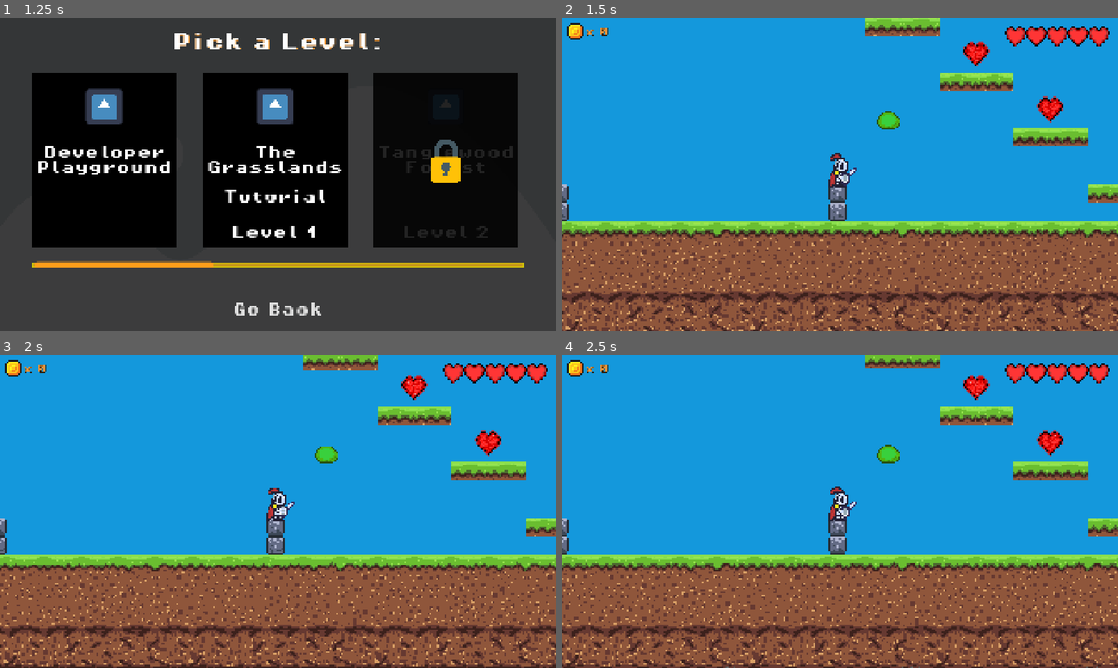
Above: before the commit, frames 1-4 (two rows, left to right).
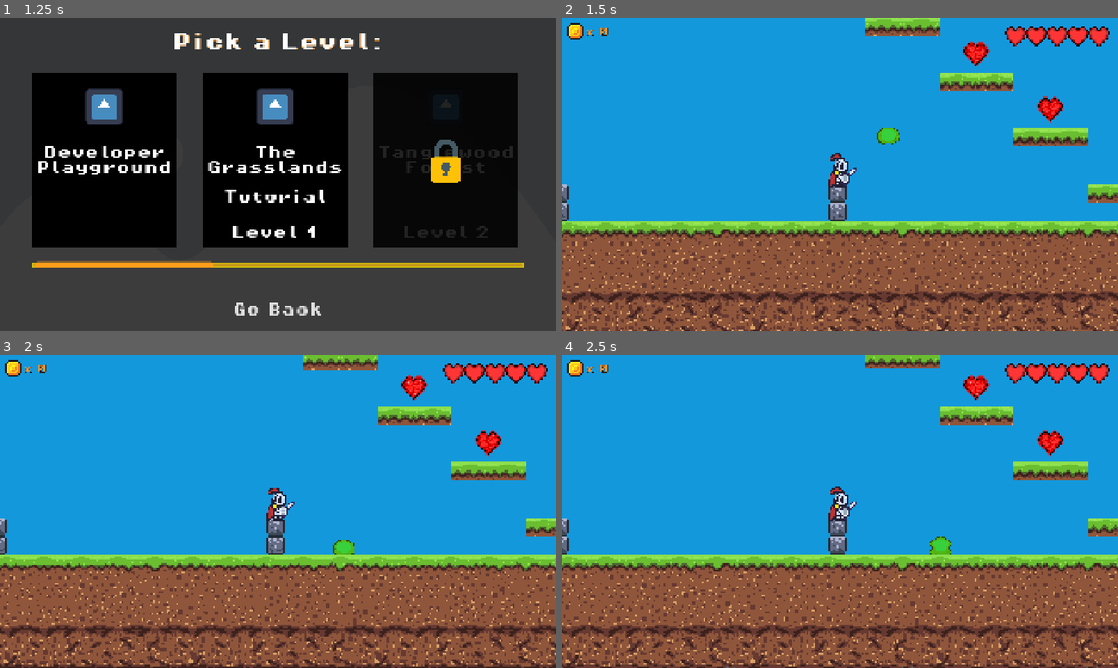
Above: after the commit, the same moments.

Repository: MarcusFDev/2d-action-rpg
Game: Godot game, scene res://scenes/ui/main_menu.tscn
Same seed, same stepped clock (60 frames per second), same inputs: the game is played once before the commit and once after it. The engine's default icon, where the game draws it, is replaced by a stand-in: a white triangle on a blue panel in a dark square.
Inputs (mouse positions are in pixels of both pictures, inside the frame that each line leads up to):
- Up to frame 1 (1.25 s): click "Play" at 0.5 s
- Up to frame 2 (1.5 s): click "Developer Playground" at 1.25 s
- Up to frame 3 (2 s): no input
- Up to frame 4 (2.5 s): tap Enter at 2 s; move the mouse to (962, 495) at 2.02 s; hold Up (ui_up) from 2.03 s (still down); click (962, 495) at 2.1 s; tap Space (jump) at 2.27 s

Frame 1 is identical in both runs. In frame 2, 0.4% of the frame differs, in the area x 56-61%, y 29-41%; in frame 3, 0.4%; in frame 4, 0.4%, in the area x 56-70%, y 28-64%.

Commit message:
Add: IdleTimerComponent to Slime node tree.

Diff:
--- a/game/scenes/enemies/slime.tscn
+++ b/game/scenes/enemies/slime.tscn
@@ -17,6 +17,7 @@
 [ext_resource type="Script" uid="uid://ccjqnofia5vo0" path="res://scripts/states/generic_states/jump_state.gd" id="12_rdhaw"]
 [ext_resource type="Script" uid="uid://clv1jjvxgs12w" path="res://scripts/states/generic_states/fall_state.gd" id="13_m4uwr"]
 [ext_resource type="Script" uid="uid://dl4e74spycbcb" path="res://scripts/states/generic_states/move_state.gd" id="13_nx7r3"]
+[ext_resource type="Script" uid="uid://ceuavkjqc2ngt" path="res://scripts/components/idle_timer_component.gd" id="13_o5sr2"]
 [ext_resource type="Script" uid="uid://dk74e55d6fp38" path="res://scripts/states/generic_states/attack_state.gd" id="14_o5sr2"]
 
 [sub_resource type="AtlasTexture" id="AtlasTexture_wbf5k"]
@@ -448,6 +449,7 @@
 [node name="GroundCheckComponent" type="Node" parent="Components"]
 script = ExtResource("9_rdhaw")
 actor_path = NodePath("../..")
+grounded_buffer_time = 0.0
 
 [node name="GravityComponent" type="Node" parent="Components"]
 script = ExtResource("10_m4uwr")
@@ -461,19 +463,25 @@
 
 [node name="EdgeDetectorComponent" type="Node" parent="Components"]
 script = ExtResource("12_m4uwr")
+actor_path = NodePath("../..")
 raycast_right_path = NodePath("../../RayCastRight")
 raycast_left_path = NodePath("../../RayCastLeft")
+enable_debug = true
+
+[node name="IdleTimerComponent" type="Node" parent="Components"]
+script = ExtResource("13_o5sr2")
+actor_path = NodePath("../..")
+enable_debug = true
 
 [node name="StateMachine" type="Node" parent="." node_paths=PackedStringArray("starting_state")]
 script = ExtResource("9_nx7r3")
 starting_state = NodePath("IdleState")
-
-[node name="IdleState" type="Node" parent="StateMachine" node_paths=PackedStringArray("next_state", "fall_state")]
+enable_debug = true
+
+[node name="IdleState" type="Node" parent="StateMachine"]
 script = ExtResource("11_tvrjd")
 idle_animation = "slime_idle"
-next_state = NodePath("../PatrolState")
-fall_state = NodePath("../FallState")
-use_idle_timer = true
+use_behavior_tree = true
 
 [node name="PatrolState" type="Node" parent="StateMachine"]
 script = ExtResource("13_nx7r3")
Not shown: 1 places in game/scenes/enemies/slime.tscn that only renumber resources
